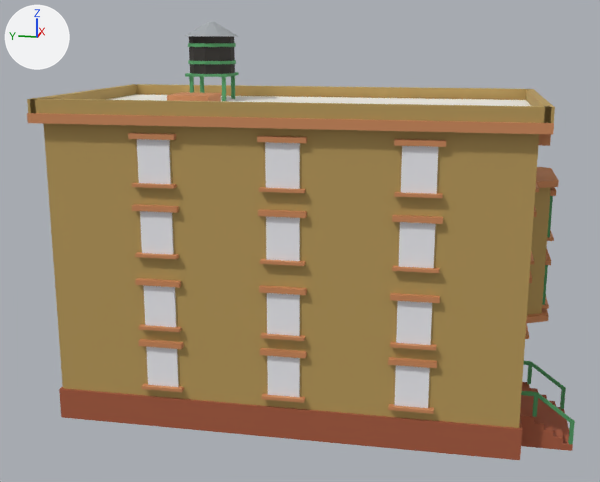
The Blender file assets/managed-models/buildings/house-1x2-4f-brownstone-a/house-1x2-4f-brownstone-a.blend: old version first, new version second.
Before and after are seen from a 50 mm camera at (-3.261, -0.571, 1.462) aimed at (-0.04, 0.073, 0.657). The axes (+X, +Y, +Z) are drawn at upper left. The lights are the same throughout. The first picture is the older version.

Objects in the first picture: 'house-1x2-4f-brownstone-a'.
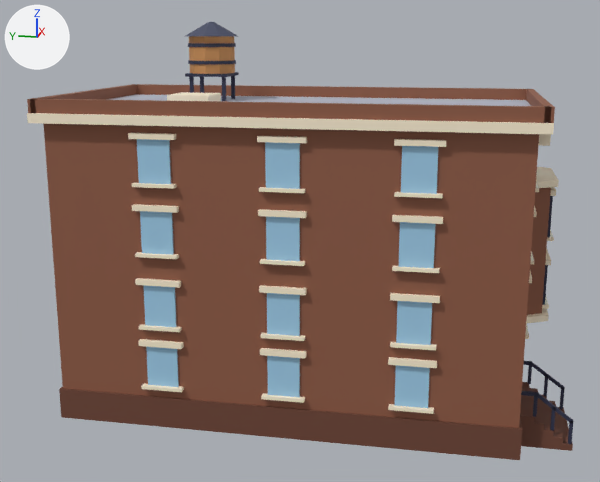
Boxes [x1, y1, x2, y2] around the edits, measured in the pictures (600 x 482 px; the box of a moved part takes in the faces that stretch with it):
'house-1x2-4f-brownstone-a', reshaped
    before: [27, 22, 575, 460]
    after: [27, 22, 574, 460]
part 1 of me_house_1x2_4f_brownstone_a, added
    after: [550, 406, 556, 430]
part 2 of me_house_1x2_4f_brownstone_a, added
    after: [543, 376, 548, 397]
part 3 of me_house_1x2_4f_brownstone_a, moved or reshaped
    before: [521, 362, 575, 444]
    after: [521, 361, 574, 444]
part 4 of me_house_1x2_4f_brownstone_a, surface changed
    both: [27, 22, 573, 460]

What changed in the scene script:
```text
Change me_house_1x2_4f_brownstone_a:
    used by ob_house_1x2_4f_brownstone_a; location = (0.0, 0.0, 0.0)
    remove me_house_1x2_4f_brownstone_a.from_pydata(...)  # 1880 vertices, 1398 faces; spans x -0.5..0.5, y -1.0..1.01, z 0.0..1.52
    add me_house_1x2_4f_brownstone_a.from_pydata(...)  # 1896 vertices, 1410 faces; spans x -0.5..0.5, y -1.0..1.01, z 0.0..1.52
    me_house_1x2_4f_brownstone_a part 1: a new loose piece, a box spanning x -0.356..-0.344, y -0.931..-0.919, z 0.072..0.164, in mat_m_house_1x2_4f_brownstone_a
    me_house_1x2_4f_brownstone_a part 2: a new loose piece, a box spanning x -0.056..-0.044, y -0.931..-0.919, z 0.072..0.164, in mat_m_house_1x2_4f_brownstone_a
    me_house_1x2_4f_brownstone_a part 3
    12 vertices are removed from x -0.36..-0.04, y -1.0..-0.99, z 0.02..0.11
    40 faces are deleted
    4 vertices are added at (-0.34, -0.98, 0.02), (-0.36, -0.98, 0.02), (-0.04, -0.98, 0.02), (-0.06, -0.98, 0.02)
    8 new vertices lie (0.0, 0.0, 0.1) away from vertices in x -0.36..-0.04, y -1.0..-0.98, z 0.02
    40 new faces join them
    me_house_1x2_4f_brownstone_a part 4: 1334 kept faces spanning x -0.5..0.5, y -1.0..1.01, z 0.0..1.52 get new texture (UV) coordinates
    other edits to the shape of me_house_1x2_4f_brownstone_a do not show in these pictures
```
